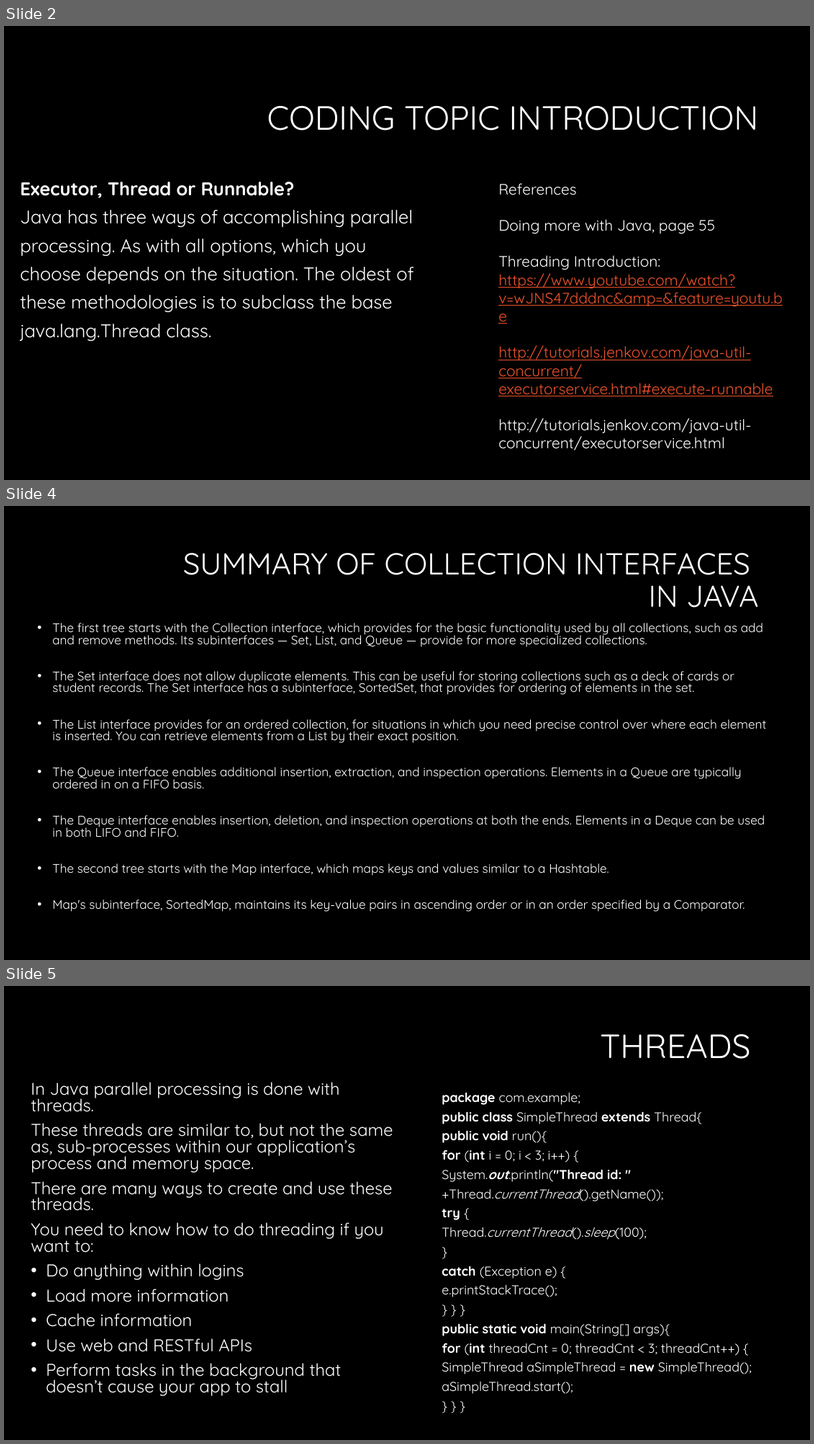
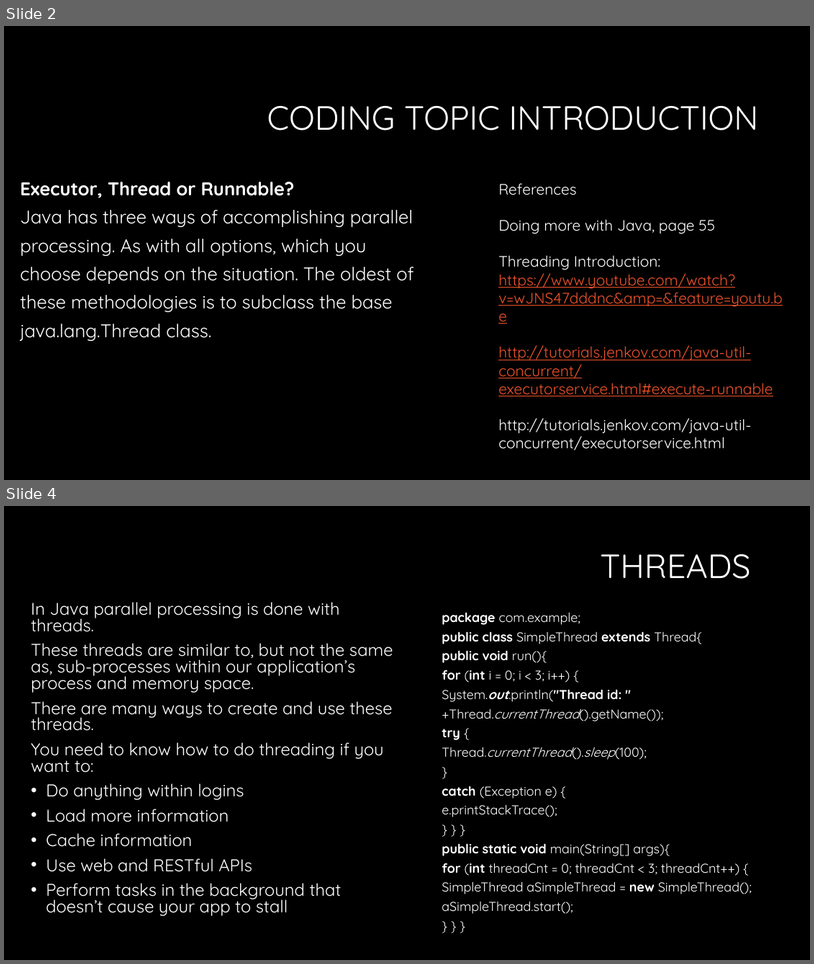
Before and after one commit to edgarrfigueroa/cit360, a slide deck: Week3 Threads, Executors, and Runnables.pptx. Shown one above the other, each under a label of ours: slides 2, 4 and 5 before the commit, slides 2 and 4 after it; the slides between them are not shown. The pictures are 814x1444 and 814x964 pixels, drawn with LibreOffice and Linux fonts; fonts in the diff are those of the drawing; background and template pictures are left out. Boxes give left, top, right and bottom in pixels: in the first picture for what was removed or moved away, otherwise in the second. Text is boxed around its words. In the diff, an @@ line names an element or a change of style, - is before the commit and + after.

```diff
--- a/Week3 Threads, Executors, and Runnables.pptx
+++ b/Week3 Threads, Executors, and Runnables.pptx
@@ slide 4 removed at [4,506,810,960], background #000000 @@
@@ title removed at [183,553,759,608] @@
-SUMMARY OF COLLECTION INTERFACES
-IN JAVA
@@ text removed at [52,623,767,911] @@
-• The first tree starts with the Collection interface, which provides for the basic functionality used by all collections, such as add and remove methods. Its subinterfaces — Set, List, and Queue — provide for more specialized collections.
-• The Set interface does not allow duplicate elements. This can be useful for storing collections such as a deck of cards or student records. The Set interface has a subinterface, SortedSet, that provides for ordering of elements in the set.
-• The List interface provides for an ordered collection, for situations in which you need precise control over where each element is inserted. You can retrieve elements from a List by their exact position.
-• The Queue interface enables additional insertion, extraction, and inspection operations. Elements in a Queue are typically ordered in on a FIFO basis.
-• The Deque interface enables insertion, deletion, and inspection operations at both the ends. Elements in a Deque can be used in both LIFO and FIFO.
-• The second tree starts with the Map interface, which maps keys and values similar to a Hashtable.
-• Map's subinterface, SortedMap, maintains its key-value pairs in ascending order or in an order specified by a Comparator.
@@ what was slide 5 is now slide 4 @@
```
Also in this commit, not shown: 1 slide added, 1 other slide removed.
